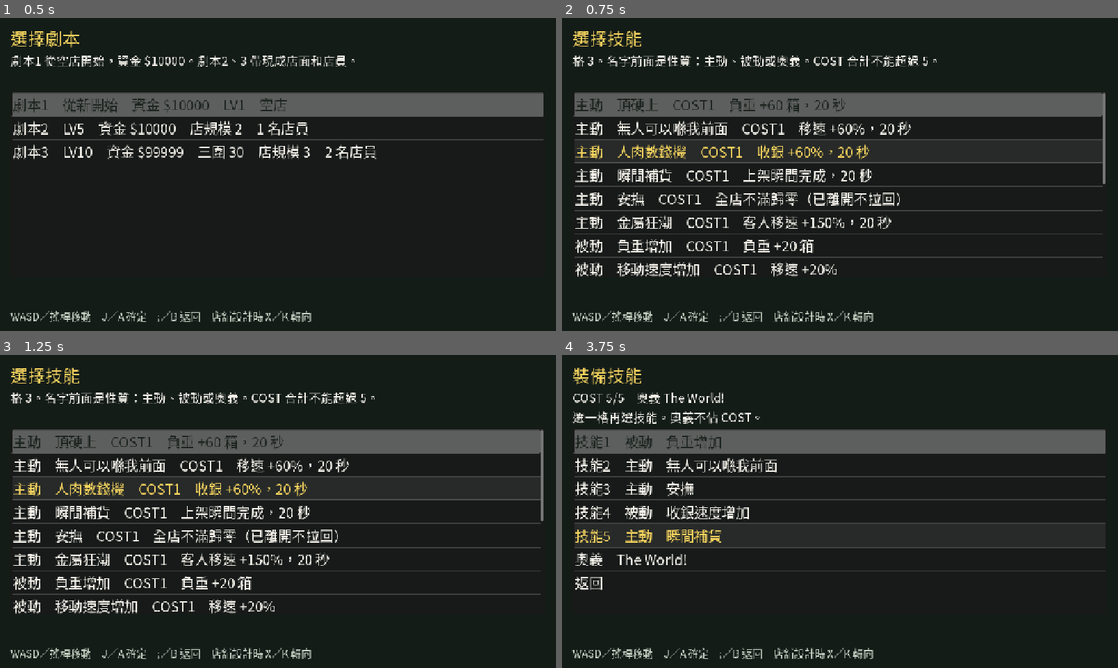
Above: before the commit, frames 1-4 (two rows, left to right).
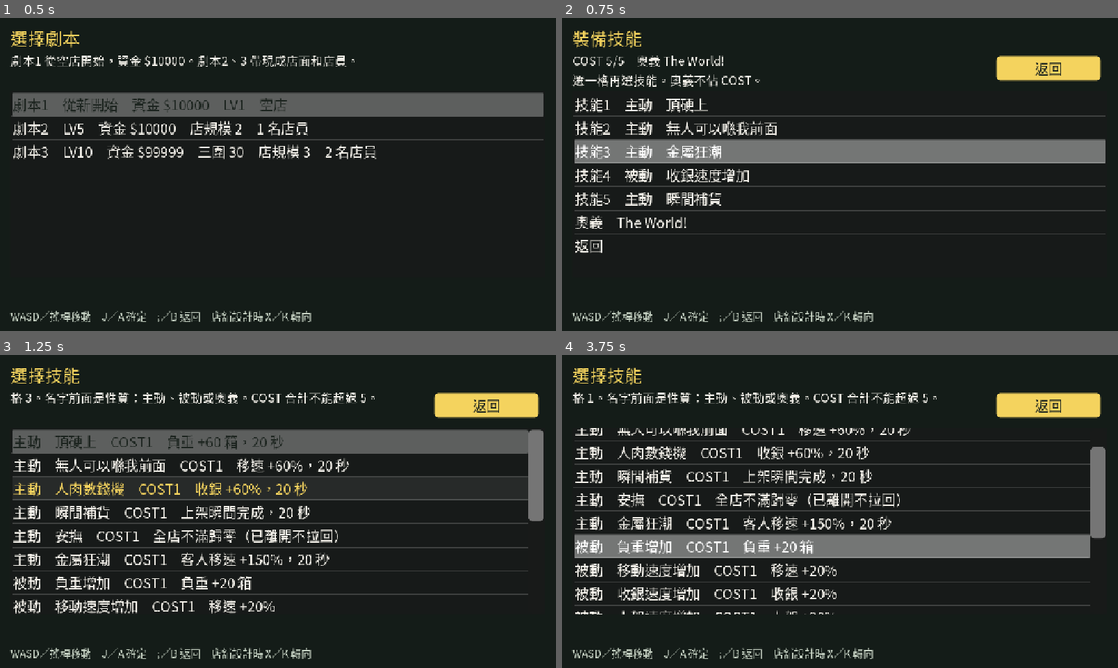
Above: after the commit, the same moments.

Repository: bzkit1983/imdoing
Game: Godot game, scene res://scenes/demo.tscn
Same seed, same stepped clock (60 frames per second), same inputs: the game is played once before the commit and once after it.
Inputs (mouse positions are in pixels of both pictures, inside the frame that each line leads up to):
- Up to frame 1 (0.5 s): no input
- Up to frame 2 (0.75 s): tap Enter at 0.5 s; move the mouse to (962, 158) at 0.52 s; hold D from 0.53 s (still down); tap J at 0.6 s; click (962, 158) at 0.67 s
- Up to frame 3 (1.25 s): keep holding D
- Up to frame 4 (3.75 s): release D at 1.25 s; click (1051, 405) at 1.25 s, where only the run after the commit has a clickable "返回"; tap Space at 2, 3.5 s; drag from (728, 527) to (812, 574) at 2.02 s; tap Enter at 2.75 s; move the mouse to (895, 442) at 2.77 s; hold D 2.78-3.5 s; tap Backspace at 2.85 s; click (895, 442) at 2.92 s; drag from (812, 574) to (673, 464) at 3.52 s

Frame 1 is identical in both runs. In frame 2, 24% of the frame differs, in the area x 1-98%, y 4-83%; in frame 3, 2.0%; in frame 4, 27%.

Commit message:
Pin a back button on prep lists so a phone can leave procurement, and refresh the design gap against the current long-term docs.
Co-authored-by: Cursor <cursoragent@cursor.com>

Diff:
--- a/godot/demo_v0_6/scripts/prep_menu.gd
+++ b/godot/demo_v0_6/scripts/prep_menu.gd
@@ -37,6 +37,10 @@
 var _drag_press := Vector2.ZERO
 var _msg: String = ""
 var _list: ItemList
+var _back_btn: Button
+var _click_arm: int = -1
+var _list_dragging: bool = false
+var _list_press := Vector2.ZERO
 var _info: Label
 var _title: Label
 var _grid: Control
@@ -78,6 +82,7 @@
 func _build() -> void:
 	var bg := ColorRect.new()
 	bg.color = Color("141c18")
+	bg.mouse_filter = Control.MOUSE_FILTER_IGNORE
 	bg.set_anchors_preset(Control.PRESET_FULL_RECT)
 	add_child(bg)
 	_title = Label.new()
@@ -87,13 +92,15 @@
 	_title.text_overrun_behavior = TextServer.OVERRUN_TRIM_ELLIPSIS
 	UiFont.apply_label(_title, PREP_TITLE)
 	_title.add_theme_color_override("font_color", Color("f4d35e"))
+	_title.mouse_filter = Control.MOUSE_FILTER_IGNORE
 	add_child(_title)
 	_info = Label.new()
 	_info.position = Vector2(24, 76)
-	_info.size = Vector2(1232, 100)
+	_info.size = Vector2(960, 100)
 	_info.autowrap_mode = TextServer.AUTOWRAP_WORD_SMART
 	UiFont.apply_label(_info, PREP_INFO)
 	_info.add_theme_color_override("font_color", Color("f4f1ea"))
+	_info.mouse_filter = Control.MOUSE_FILTER_IGNORE
 	add_child(_info)
 	_list = ItemList.new()
 	_list.position = Vector2(24, 168)
@@ -109,7 +116,16 @@
 	_list.add_theme_color_override("font_selected_color", Color("1c241f"))
 	_list.add_theme_color_override("font_hovered_color", Color("f4d35e"))
 	_list.item_selected.connect(_on_click)
+	_list.gui_input.connect(_on_list_gui_input)
+	var bar := _list.get_v_scroll_bar()
+	bar.custom_minimum_size = Vector2(36, 0)
 	add_child(_list)
+	_back_btn = _bare_button("返回", 240, 56)
+	_back_btn.position = Vector2(1000, 88)
+	_back_btn.z_index = 8
+	_paint_btn(_back_btn, true)
+	_back_btn.button_down.connect(_on_back_button)
+	add_child(_back_btn)
 	_stats_panel = VBoxContainer.new()
 	_stats_panel.position = Vector2(24, 186)
 	_stats_panel.size = Vector2(720, 360)
@@ -144,6 +160,7 @@
 	hint.text_overrun_behavior = TextServer.OVERRUN_TRIM_ELLIPSIS
 	UiFont.apply_label(hint, PREP_HINT)
 	hint.add_theme_color_override("font_color", Color("c8d4c5"))
+	hint.mouse_filter = Control.MOUSE_FILTER_IGNORE
 	add_child(hint)
 	_build_dialog()
 
@@ -223,6 +240,8 @@
 	_size_panel.visible = _page == "layout"
 	_qty_panel.visible = qty_on
 	_list.visible = not qty_on
+	if _back_btn:
+		_back_btn.visible = _page != "scenario" and _page != "home"
 	if _page == "stats":
 		_list.position = Vector2(24, 430)
 		_list.size = Vector2(1232, 220)
@@ -601,13 +620,56 @@
 
 
 func _on_click(index: int) -> void:
-	if _dlg_open or _swallow_click or _suppress_select:
-		return
-	# Block the same press from activating whatever appears under the cursor.
-	_swallow_click = true
+	if _dlg_open or _swallow_click or _suppress_select or _list_dragging:
+		return
 	_index = index
 	_on_size_btns = false
-	_activate()
+	# Wait until the finger lifts, so a scroll does not also open the row.
+	_click_arm = index
+
+
+func _on_back_button() -> void:
+	if _dlg_open:
+		return
+	_back()
+
+
+func _try_back_click(event: InputEvent) -> bool:
+	if _back_btn == null or not _back_btn.visible or not visible or _dlg_open:
+		return false
+	if not (event is InputEventMouseButton):
+		return false
+	var mb := event as InputEventMouseButton
+	if mb.button_index != MOUSE_BUTTON_LEFT or not mb.pressed:
+		return false
+	if not _back_btn.get_global_rect().has_point(mb.position):
+		return false
+	get_viewport().set_input_as_handled()
+	_back()
+	return true
+
+
+func _on_list_gui_input(event: InputEvent) -> void:
+	if event is InputEventMouseButton and (event as InputEventMouseButton).button_index == MOUSE_BUTTON_LEFT:
+		if event.pressed:
+			_list_press = event.position
+			_list_dragging = false
+		return
+	if not (event is InputEventMouseMotion):
+		return
+	if not Input.is_mouse_button_pressed(MOUSE_BUTTON_LEFT):
+		return
+	var motion := event as InputEventMouseMotion
+	if not _list_dragging and _list_press.distance_to(motion.position) < 18.0:
+		return
+	_list_dragging = true
+	_click_arm = -1
+	# A layout drag is placing an item, so the list itself should stay still.
+	if _drag_on:
+		return
+	var scroll := _list.get_v_scroll_bar()
+	scroll.value -= motion.relative.y
+	_list.accept_event()
 
 
 func _activate() -> void:
@@ -1041,6 +1103,16 @@
 		return
 	if _swallow_click and not Input.is_mouse_button_pressed(MOUSE_BUTTON_LEFT):
 		_swallow_click = false
+	if not Input.is_mouse_button_pressed(MOUSE_BUTTON_LEFT):
+		if _click_arm >= 0:
+			var armed := _click_arm
+			_click_arm = -1
+			if not _list_dragging:
+				_swallow_click = true
+				_index = armed
+				_on_size_btns = false
+				_activate()
+		_list_dragging = false
 	if _confirm_latch:
 		_confirm_latch = false
 	if _dlg_open:
@@ -1218,6 +1290,8 @@
 
 
 func _input(event: InputEvent) -> void:
+	if _try_back_click(event):
+		return
 	if not visible or _page != "layout" or _dlg_open or state == null:
 		return
 	if event is InputEventMouseButton and (event as InputEventMouseButton).button_index == MOUSE_BUTTON_LEFT:
@@ -1278,6 +1352,9 @@
 	var rot := _drag_rot
 	var moved := _drag_moved
 	var grab := _drag_grab
+	if moved:
+		_list_dragging = true
+		_click_arm = -1
 	_cancel_drag()
 	if not moved:
 		if from >= 0:
@@ -1391,7 +1468,9 @@
 	var btn := Button.new()
 	btn.text = text
 	btn.custom_minimum_size = Vector2(wide, tall)
+	btn.size = Vector2(wide, tall)
 	btn.focus_mode = Control.FOCUS_NONE
+	btn.mouse_filter = Control.MOUSE_FILTER_STOP
 	btn.add_theme_font_override("font", UiFont.font())
 	btn.add_theme_font_size_override("font_size", UiFont.px(PREP_BTN))
 	return btn
Not shown, changed: docs/demo/demov0_6scope.md
Not shown, changed: docs/play-v06/index.html
Not shown, changed: docs/play-v06/index.pck
Not shown, changed: docs/systemdesign-gaps.md
Not shown, changed: docs/systemdesign/cleaningsystem.md
Not shown, changed: docs/systemdesign/clerksystem.md
Not shown, changed: docs/systemdesign/customer.md
Not shown, changed: docs/systemdesign/ecosystem.md
Not shown, changed: docs/systemdesign/shopprogress.md
Not shown, changed: docs/systemdesign/thiefsystem.md
